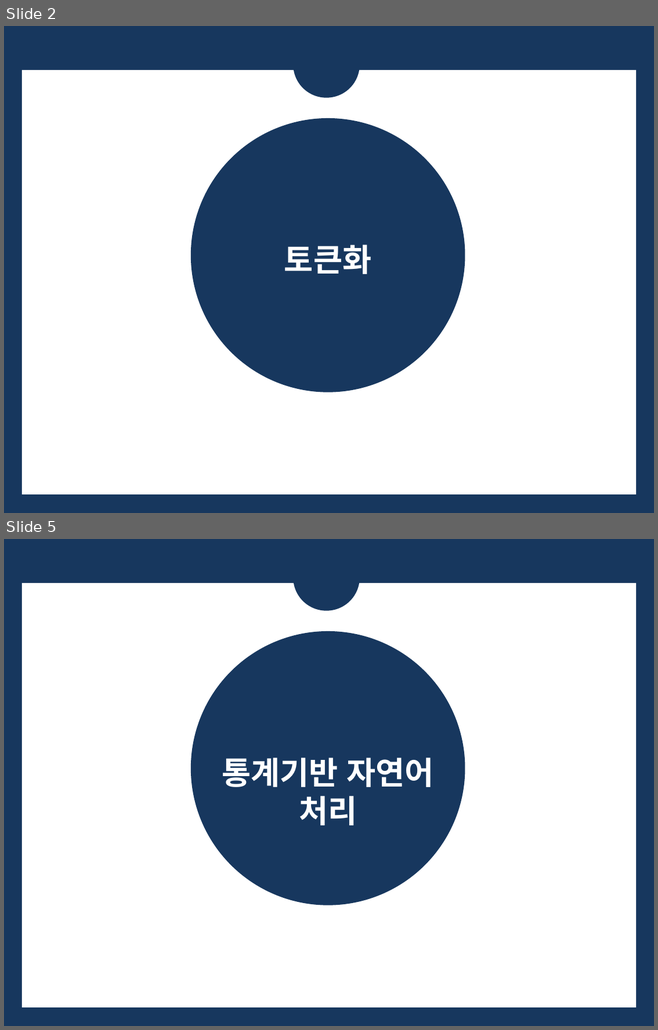
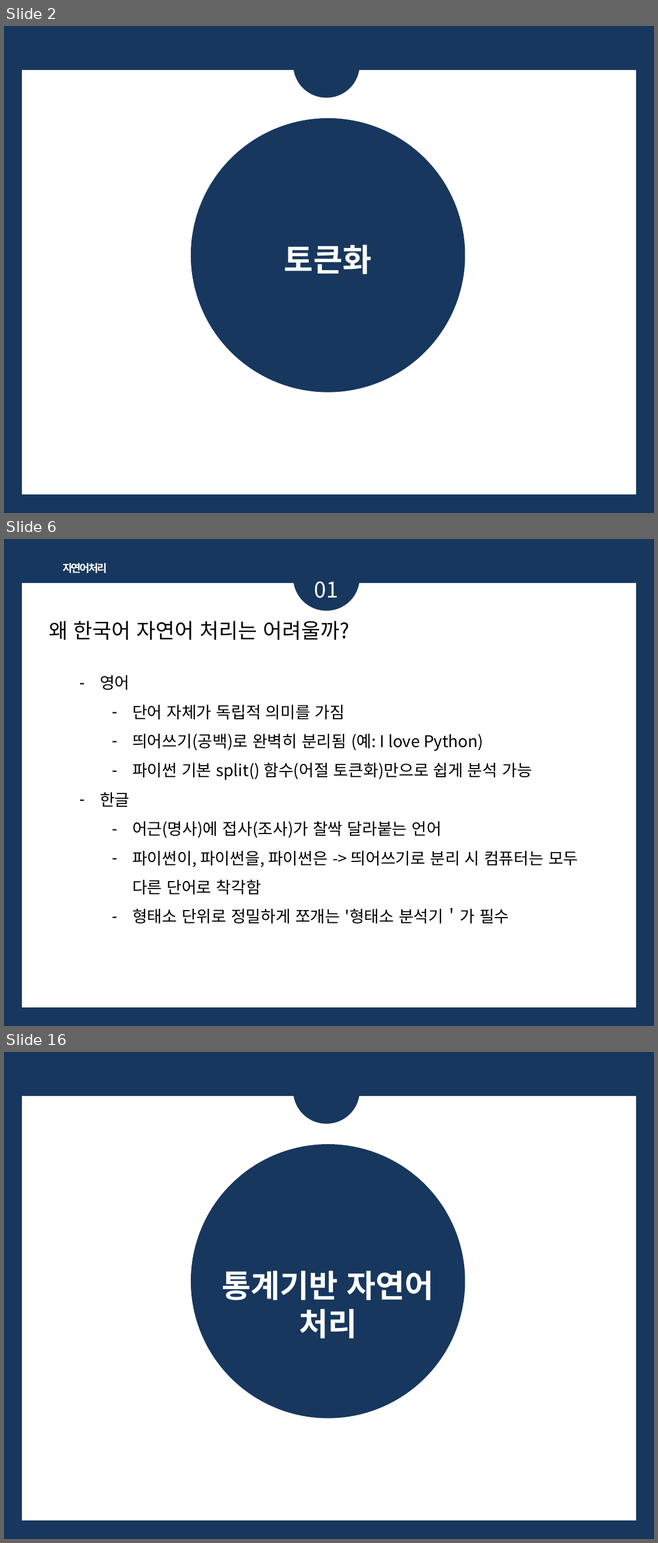
Before and after one commit to bsmoon-86/multicam_2025, a slide deck: PPT/자연어처리_정리.pptx. Shown one above the other, each under a label of ours: slides 2 and 5 before the commit, slides 2, 6 and 16 after it; the slides between them are not shown. The pictures are 658x1030 and 658x1543 pixels, drawn with LibreOffice and Linux fonts; fonts in the diff are those of the drawing. Boxes give left, top, right and bottom in pixels: in the first picture for what was removed or moved away, otherwise in the second. Text is boxed around its words. In the diff, an @@ line names an element or a change of style, - is before the commit and + after.

```diff
--- a/PPT/자연어처리_정리.pptx
+++ b/PPT/자연어처리_정리.pptx
@@ slide 6 added at bbox=[4, 539, 654, 1026], background #17375E; not listed: 1 template element that a slide beside it also shows @@
@@ ellipse added at bbox=[293, 544, 360, 610], fill #17375E @@
@@ text added at bbox=[63, 563, 107, 573], 12 pt, text #FFFFFF, bold @@
+자연어처리
@@ text added at bbox=[314, 581, 338, 598], 24 pt, text #FFFFFF @@
+01
@@ text added at bbox=[49, 621, 349, 640], 23 pt, text #000000 @@
+왜 한국어 자연어 처리는 어려울까?
@@ text added at bbox=[100, 675, 578, 924], 18 pt, text #000000 @@
+– 영어
+  – 단어 자체가 독립적 의미를 가짐
+  – 띄어쓰기(공백)로 완벽히 분리됨 (예: I love Python)
+  – 파이썬 기본 split() 함수(어절 토큰화)만으로 쉽게 분석 가능
+– 한글
+  – 어근(명사)에 접사(조사)가 찰싹 달라붙는 언어
+  – 파이썬이, 파이썬을, 파이썬은 -> 띄어쓰기로 분리 시 컴퓨터는 모두 다른 단어로 착각함
+  – 형태소 단위로 정밀하게 쪼개는 '형태소 분석기＇가 필수
@@ what was slide 5 is now slide 16 @@
```
Also in this commit, not shown: 2 slides changed, 10 other slides added, 1 other file.
